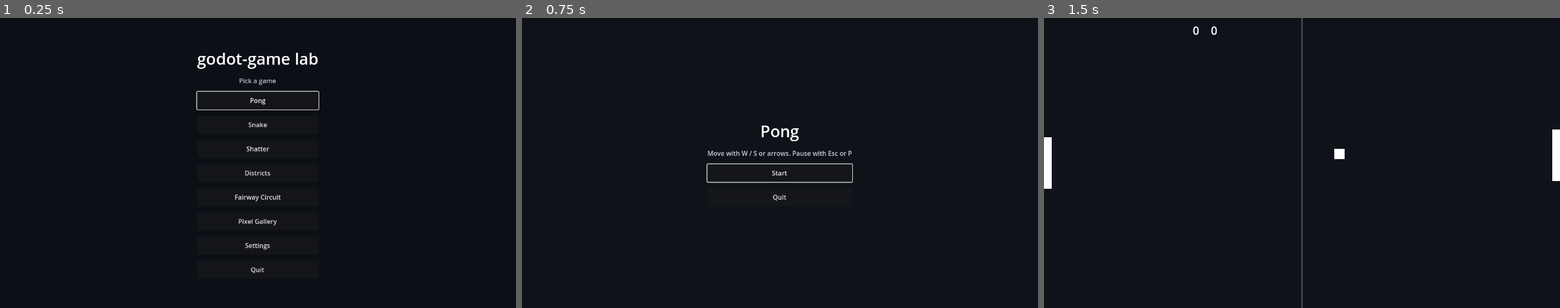
Above: before the commit, frames 1-3 (left to right).
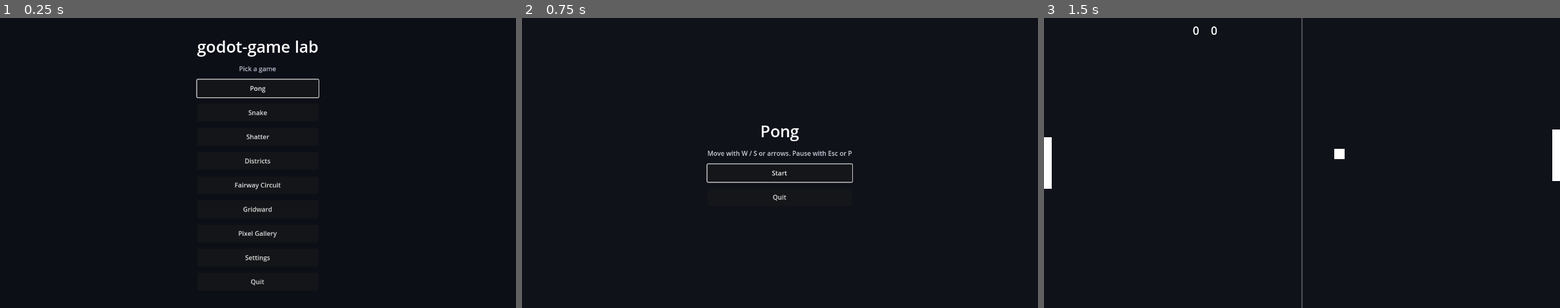
Above: after the commit, the same moments.

Repository: kblaszki/godot-game
Game: Godot game, scene res://lab/lab_host.tscn
Same seed, same stepped clock (60 frames per second), same inputs: the game is played once before the commit and once after it.
Inputs:
- Up to frame 1 (0.25 s): no input
- Up to frame 2 (0.75 s): click "Pong" at 0.5 s
- Up to frame 3 (1.5 s): click "Start" at 1.25 s

The runs differ from the first frame. In frame 1, 2.3% of the frame differs, in the area x 38-62%, y 7-93%; in frame 2, nothing differs; in frame 3, nothing differs.

Commit message:
Scaffold Gridward lab host, launcher entry, and host flow.
Adds the layered host shell with menu/play stubs and Diataxis pages so later sim plans have real paths and a green smoke suite.

Diff:
--- /dev/null
+++ b/games/gridward/app/host.gd
@@ -0,0 +1,18 @@
+extends "res://lab/layered_host.gd"
+
+const MENU_PATH := "res://games/gridward/app/menu.tscn"
+
+
+func _boot() -> void:
+	submit(SceneRequest.replace(MENU_PATH))
+
+
+func _on_quit_requested() -> void:
+	var node: Node = get_parent()
+	while node != null:
+		if node.has_method("return_to_launcher"):
+			# Defer so this host is not freed mid-_flush.
+			node.call_deferred("return_to_launcher")
+			return
+		node = node.get_parent()
+	get_tree().quit()
--- /dev/null
+++ b/games/gridward/app/host.tscn
@@ -0,0 +1,21 @@
+[gd_scene load_steps=2 format=3]
+
+[ext_resource type="Script" path="res://games/gridward/app/host.gd" id="1_host"]
+
+[node name="Host" type="Control"]
+layout_mode = 3
+anchors_preset = 15
+anchor_right = 1.0
+anchor_bottom = 1.0
+grow_horizontal = 2
+grow_vertical = 2
+script = ExtResource("1_host")
+
+[node name="Content" type="Control" parent="."]
+layout_mode = 1
+anchors_preset = 15
+anchor_right = 1.0
+anchor_bottom = 1.0
+grow_horizontal = 2
+grow_vertical = 2
+mouse_filter = 2
--- /dev/null
+++ b/games/gridward/app/menu.gd
@@ -0,0 +1,29 @@
+extends Control
+
+const PLAY_PATH := "res://games/gridward/app/play.tscn"
+
+@onready var _play: Button = $Center/Column/Play
+@onready var _quit: Button = $Center/Column/Quit
+
+
+func _ready() -> void:
+	_play.pressed.connect(_on_play_pressed)
+	_quit.pressed.connect(_on_quit_pressed)
+	_play.grab_focus()
+
+
+func _on_play_pressed() -> void:
+	_submit(SceneRequest.replace(PLAY_PATH))
+
+
+func _on_quit_pressed() -> void:
+	_submit(SceneRequest.quit())
+
+
+func _submit(req: SceneRequest) -> void:
+	var node: Node = get_parent()
+	while node != null:
+		if node.has_method("submit"):
+			node.call("submit", req)
+			return
+		node = node.get_parent()
--- /dev/null
+++ b/games/gridward/app/menu.tscn
@@ -0,0 +1,58 @@
+[gd_scene load_steps=2 format=3]
+
+[ext_resource type="Script" path="res://games/gridward/app/menu.gd" id="1_menu"]
+
+[node name="Menu" type="Control"]
+layout_mode = 3
+anchors_preset = 15
+anchor_right = 1.0
+anchor_bottom = 1.0
+grow_horizontal = 2
+grow_vertical = 2
+script = ExtResource("1_menu")
+
+[node name="Background" type="ColorRect" parent="."]
+layout_mode = 1
+anchors_preset = 15
+anchor_right = 1.0
+anchor_bottom = 1.0
+grow_horizontal = 2
+grow_vertical = 2
+mouse_filter = 2
+color = Color(0.06, 0.09, 0.08, 1)
+
+[node name="Center" type="CenterContainer" parent="."]
+layout_mode = 1
+anchors_preset = 15
+anchor_right = 1.0
+anchor_bottom = 1.0
+grow_horizontal = 2
+grow_vertical = 2
+
+[node name="Column" type="VBoxContainer" parent="Center"]
+layout_mode = 2
+theme_override_constants/separation = 16
+
+[node name="Title" type="Label" parent="Center/Column"]
+layout_mode = 2
+theme_override_colors/font_color = Color(1, 1, 1, 1)
+theme_override_font_sizes/font_size = 40
+text = "Gridward"
+horizontal_alignment = 1
+
+[node name="Hint" type="Label" parent="Center/Column"]
+layout_mode = 2
+theme_override_colors/font_color = Color(0.8, 0.86, 0.82, 1)
+theme_override_font_sizes/font_size = 16
+text = "Placeholder shell. Match rules are not in yet."
+horizontal_alignment = 1
+
+[node name="Play" type="Button" parent="Center/Column"]
+custom_minimum_size = Vector2(220, 44)
+layout_mode = 2
+text = "Play"
+
+[node name="Quit" type="Button" parent="Center/Column"]
+custom_minimum_size = Vector2(220, 44)
+layout_mode = 2
+text = "Quit"
--- /dev/null
+++ b/games/gridward/app/play.gd
@@ -0,0 +1 @@
+extends Control
--- /dev/null
+++ b/games/gridward/app/play.tscn
@@ -0,0 +1,41 @@
+[gd_scene load_steps=2 format=3]
+
+[ext_resource type="Script" path="res://games/gridward/app/play.gd" id="1_play"]
+
+[node name="Play" type="Control"]
+layout_mode = 3
+anchors_preset = 15
+anchor_right = 1.0
+anchor_bottom = 1.0
+grow_horizontal = 2
+grow_vertical = 2
+script = ExtResource("1_play")
+
+[node name="Background" type="ColorRect" parent="."]
+layout_mode = 1
+anchors_preset = 15
+anchor_right = 1.0
+anchor_bottom = 1.0
+grow_horizontal = 2
+grow_vertical = 2
+mouse_filter = 2
+color = Color(0.05, 0.08, 0.07, 1)
+
+[node name="Title" type="Label" parent="."]
+layout_mode = 1
+anchors_preset = 8
+anchor_left = 0.5
+anchor_top = 0.5
+anchor_right = 0.5
+anchor_bottom = 0.5
+offset_left = -160.0
+offset_top = -24.0
+offset_right = 160.0
+offset_bottom = 24.0
+grow_horizontal = 2
+grow_vertical = 2
+theme_override_colors/font_color = Color(1, 1, 1, 1)
+theme_override_font_sizes/font_size = 28
+text = "Gridward play stub"
+horizontal_alignment = 1
+vertical_alignment = 1
--- a/lab/launcher.gd
+++ b/lab/launcher.gd
@@ -7,6 +7,7 @@
 	{"title": "Shatter", "host_path": "res://games/breakout/app/host.tscn"},
 	{"title": "Districts", "host_path": "res://games/districts/app/host.tscn"},
 	{"title": "Fairway Circuit", "host_path": "res://games/minigolf/app/host.tscn"},
+	{"title": "Gridward", "host_path": "res://games/gridward/app/host.tscn"},
 ]
 const SETTINGS_PATH := "res://lab/settings.tscn"
 const PIXEL_GALLERY_PATH := "res://lab/pixel_gallery.tscn"
--- /dev/null
+++ b/tests/games/gridward/gridward_host_flow_test.gd
@@ -0,0 +1,37 @@
+extends GutTest
+
+const LAB_HOST_PATH := "res://lab/lab_host.tscn"
+const LAUNCHER_PATH := "res://lab/launcher.tscn"
+const HOST_PATH := "res://games/gridward/app/host.tscn"
+const MENU_PATH := "res://games/gridward/app/menu.tscn"
+const PLAY_PATH := "res://games/gridward/app/play.tscn"
+
+
+func test_menu_should_replace_into_play_and_quit_returns_to_lab() -> void:
+	var lab: Node = load(LAB_HOST_PATH).instantiate()
+	add_child_autofree(lab)
+	await wait_frames(1)
+	var lab_content: Node = lab.get_node("Content")
+
+	lab.submit(SceneRequest.replace(HOST_PATH))
+	lab._flush()
+	await wait_frames(1)
+
+	var host: Node = lab_content.get_child(0)
+	assert_eq(str(host.get_meta("scene_path")), HOST_PATH)
+	var content: Node = host.get_node("Content")
+	assert_eq(content.get_child_count(), 1)
+	var menu: Node = content.get_child(0)
+	assert_eq(str(menu.get_meta("scene_path")), MENU_PATH)
+
+	var play_button := menu.get_node("Center/Column/Play") as Button
+	play_button.pressed.emit()
+	host._flush()
+	assert_eq(content.get_child_count(), 1)
+	assert_eq(str(content.get_child(0).get_meta("scene_path")), PLAY_PATH)
+
+	host.submit(SceneRequest.quit())
+	host._flush()
+	await wait_frames(1)
+	assert_eq(lab_content.get_child_count(), 1)
+	assert_eq(str(lab_content.get_child(0).get_meta("scene_path")), LAUNCHER_PATH)
Not shown, changed: docs/index.md
Not shown, changed: docs/reference/source-layout.md
Not shown, added: games/gridward/docs/explanation/flow.md
Not shown, changed: games/gridward/docs/index.md
Not shown, added: games/gridward/docs/reference/app.md
Not shown, added: games/gridward/docs/reference/sim.md
Not shown, added: games/gridward/sim/.gitkeep
